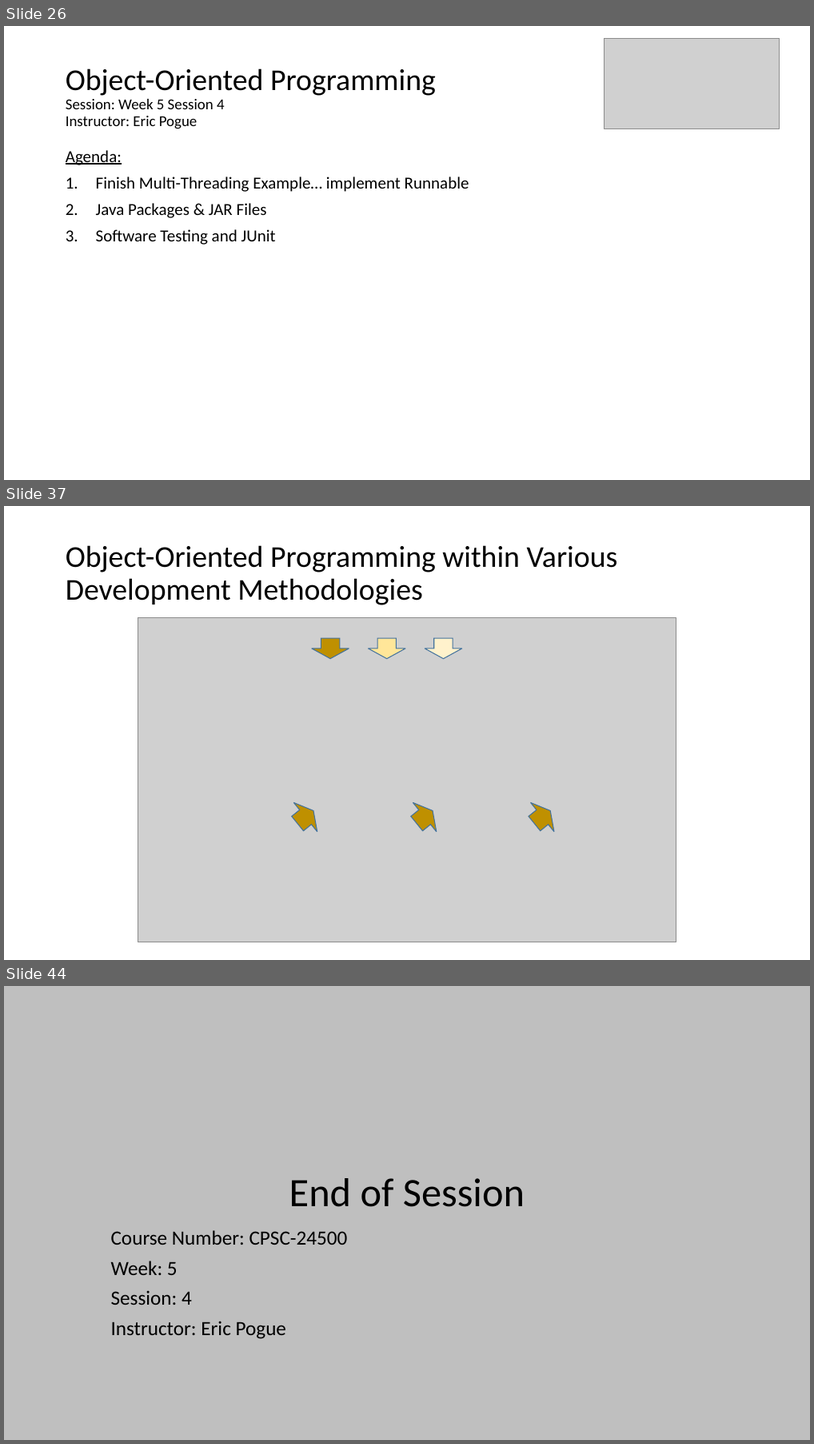
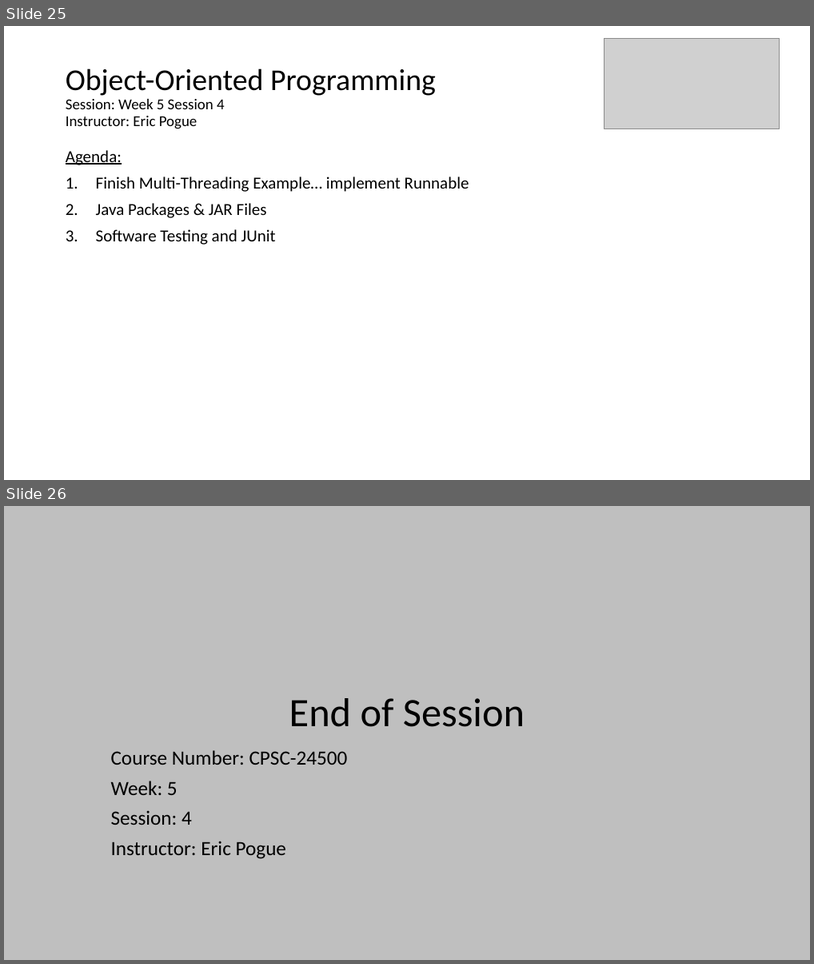
Before and after one commit to EricJPogue/www-epogue-info, a slide deck: CPSC-24500/Week06/2017SpringW06Slides.pptx. Shown one above the other, each under a label of ours: slides 26, 37 and 44 before the commit, slides 25 and 26 after it; the slides between them are not shown. The pictures are 814x1444 and 814x964 pixels, drawn with LibreOffice and Linux fonts; fonts in the diff are those of the drawing; grey boxes stand for pictures. Boxes give left, top, right and bottom in pixels: in the first picture for what was removed or moved away, otherwise in the second. Text is boxed around its words. In the diff, an @@ line names an element or a change of style, - is before the commit and + after.

```diff
--- a/CPSC-24500/Week06/2017SpringW06Slides.pptx
+++ b/CPSC-24500/Week06/2017SpringW06Slides.pptx
@@ slide 37 removed at <box>4,506,810,960</box>, background #FFFFFF @@
@@ title removed at <box>66,545,618,605</box> @@
-Object-Oriented Programming within Various Development Methodologies
@@ picture removed at <box>138,618,677,941</box> @@
@@ down arrow removed at <box>312,638,350,659</box> @@
@@ down arrow removed at <box>368,638,406,659</box> @@
@@ down arrow removed at <box>425,638,462,659</box> @@
@@ down arrow removed at <box>286,796,326,838</box> @@
@@ down arrow removed at <box>406,796,445,838</box> @@
@@ down arrow removed at <box>523,796,563,838</box> @@
@@ what was slide 26 is now slide 25 @@
@@ what was slide 44 is now slide 26 @@
```
Also in this commit, not shown: 1 slide changed, 1 slide added, 18 other slides removed, 2 other files.
